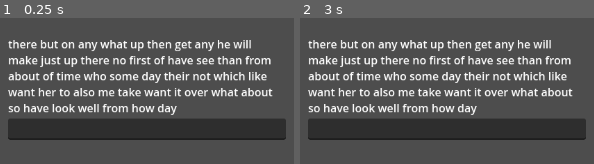
Above: before the commit, frames 1-2 (left to right).
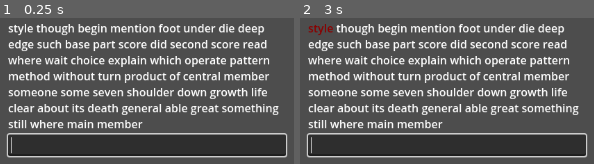
Above: after the commit, the same moments.

Repository: elensiel/typin-
Game: Godot game, scene res://scene/main.tscn
The game is run twice, just before and just after one commit, with the same random seed, the same clock (stepped at 60 frames per second) and the same inputs.
Inputs:
- Up to frame 1 (0.25 s): no input
- Up to frame 2 (3 s): tap Enter at 0.5, 2 s; tap Space at 1.25, 2.75 s

The runs differ from the first frame. In frame 1, 41% of the frame differs, in the area x 2-98%, y 4-96%; in frame 2, 40%.

Commit message:
visual response on type

Diff:
--- a/resource/words.gd
+++ b/resource/words.gd
@@ -1,5 +1,19 @@
 extends Resource
 class_name Words
+
+#const common_words: Array[String] = [
+	#"the", "be", "to", "of", "and", "a", "in", "that", "have", "it", "for",
+	#"not", "on", "with", "he", "as", "you", "do", "at", "this", "but", "his",
+	#"by", "from", "they", "we", "say", "her", "she", "or", "an", "will", "my",
+	#"one", "all", "would", "there", "their", "what", "so", "up", "out", "if",
+	#"about", "who", "get", "which", "go", "me", "when", "make", "can", "like",
+	#"time", "no", "just", "him", "know", "take", "people", "into", "year",
+	#"your", "good", "some", "could", "them", "see", "other", "than", "then",
+	#"now", "look", "only", "come", "its", "over", "think", "also", "back",
+	#"after", "use", "two", "how", "our", "work", "first", "well", "way",
+	#"even", "new", "want", "because", "any", "these", "give", "day", "most",
+	#"us",
+#]
 
 const common_words: Array[String] = [
 	"the", "be", "to", "of", "and", "a", "in", "that", "have", "it", "for",
@@ -12,5 +26,116 @@
 	"now", "look", "only", "come", "its", "over", "think", "also", "back",
 	"after", "use", "two", "how", "our", "work", "first", "well", "way",
 	"even", "new", "want", "because", "any", "these", "give", "day", "most",
-	"us"
+	"us", "where", "down", "only", "long", "man", "come", "find", "here",
+	"much", "about", "world", "through", "get", "very", "just", "must", "much",
+	"did", "back", "right", "any", "good", "every", "more", "say", "should",
+	"think", "well", "down", "never", "always", "something", "without", "before",
+	"between", "through", "really", "family", "story", "life", "children", "side",
+	"next", "little", "right", "house", "hand", "high", "home", "place", "while",
+	"where", "after", "last", "long", "old", "came", "call", "away", "help",
+	"great", "still", "small", "move", "much", "must", "show", "tell", "turn",
+	"walk", "word", "around", "another", "begin", "each", "feel", "great", "group",
+	"leave", "might", "part", "point", "program", "seem", "system", "though",
+	"three", "today", "under", "where", "why", "write", "across", "begin", "close",
+	"develop", "early", "example", "face", "fact", "feel", "game", "govern", "happen",
+	"hold", "information", "keep", "large", "less", "level", "local", "main",
+	"member", "money", "morning", "name", "national", "order", "own", "parent",
+	"place", "problem", "put", "question", "report", "result", "right", "room",
+	"school", "service", "set", "several", "small", "state", "study", "such",
+	"take", "system", "though", "through", "today", "together", "told", "total",
+	"town", "train", "tree", "true", "turn", "type", "under", "until", "upon",
+	"value", "various", "very", "view", "voice", "wait", "want", "watch", "water",
+	"week", "white", "whole", "woman", "wonder", "work", "world", "would",
+	"year", "young", "able", "above", "add", "almost", "along", "also",
+	"among", "amount", "animal", "appear", "area", "arm", "around", "ask",
+	"away", "ball", "bank", "base", "bear", "beat", "beauty", "bed", "behind",
+	"best", "better", "board", "body", "book", "both", "box", "boy", "bring",
+	"build", "build", "call", "care", "carry", "case", "catch", "cause",
+	"central", "certain", "change", "character", "check", "child", "choice",
+	"choose", "church", "city", "class", "clear", "clear", "close", "cold",
+	"collect", "color", "come", "common", "company", "compare", "complete",
+	"concern", "condition", "consider", "control", "cost", "country", "course",
+	"court", "cover", "create", "crime", "cut", "dark", "data", "deal", "death",
+	"decide", "deep", "degree", "depend", "develop", "die", "differ", "difficult",
+	"direct", "discuss", "display", "distance", "district", "divide", "doctor",
+	"door", "down", "draw", "dream", "drive", "drop", "during", "each", "early",
+	"east", "easy", "eat", "economy", "edge", "education", "effect", "effort",
+	"eight", "either", "element", "else", "end", "enjoy", "enough", "enter",
+	"entire", "environ", "equal", "especial", "even", "evening", "event",
+	"ever", "every", "everyone", "exact", "example", "exist", "expect",
+	"explain", "express", "extra", "eye", "face", "fact", "fall", "family",
+	"far", "fast", "father", "fear", "feature", "feel", "field", "fight",
+	"figure", "fill", "final", "fine", "finish", "fire", "firm", "fish", "five",
+	"floor", "fly", "focus", "follow", "food", "foot", "force", "form",
+	"forward", "free", "friend", "front", "full", "future", "game", "garden",
+	"gas", "general", "generate", "get", "girl", "give", "glass", "go", "goal",
+	"good", "govern", "great", "green", "ground", "group", "grow", "growth",
+	"guess", "half", "hand", "hang", "happen", "hard", "have", "head", "health",
+	"hear", "heart", "heat", "heavy", "help", "here", "high", "hold", "home",
+	"hope", "hospital", "hot", "hotel", "hour", "house", "how", "however",
+	"huge", "human", "hundred", "husband", "idea", "imagine", "impact",
+	"improve", "include", "increase", "indeed", "indicate", "individual",
+	"industry", "inform", "inside", "instead", "interest", "internal",
+	"issue", "item", "join", "joy", "judge", "keep", "key", "kill", "kind",
+	"know", "land", "language", "large", "last", "late", "later", "laugh",
+	"lead", "leader", "learn", "least", "leave", "left", "legal", "less",
+	"letter", "level", "lie", "life", "light", "like", "likely", "line",
+	"list", "listen", "little", "live", "local", "long", "look", "lose",
+	"loss", "love", "low", "main", "major", "make", "manage", "many", "market",
+	"marry", "match", "material", "matter", "may", "maybe", "mean", "measure",
+	"media", "meet", "meeting", "member", "memory", "mention", "message",
+	"method", "middle", "might", "mile", "military", "million", "mind",
+	"minute", "miss", "model", "money", "month", "more", "morning", "most",
+	"mother", "move", "much", "music", "must", "name", "nation", "national",
+	"natural", "nature", "near", "nearly", "necessary", "need", "network",
+	"never", "new", "news", "next", "nice", "night", "none", "north", "note",
+	"nothing", "notice", "number", "occur", "offer", "office", "often", "old",
+	"once", "one", "only", "open", "operate", "opinion", "opportunity",
+	"option", "order", "organize", "other", "outside", "over", "own", "page",
+	"pain", "paint", "paper", "parent", "park", "part", "particular",
+	"partner", "party", "pass", "past", "patient", "pattern", "pay", "peace",
+	"people", "perform", "perhaps", "period", "person", "personal", "phone",
+	"physical", "picture", "piece", "place", "plan", "plant", "play", "player",
+	"point", "police", "policy", "political", "power", "practice", "prepare",
+	"present", "president", "pressure", "pretty", "prevent", "price", "print",
+	"private", "probably", "process", "produce", "product", "program",
+	"project", "proper", "property", "protect", "provide", "public", "pull",
+	"purpose", "push", "quality", "question", "quick", "quiet", "quite",
+	"radio", "raise", "range", "rate", "rather", "reach", "read", "ready",
+	"real", "realize", "really", "reason", "receive", "recent", "recognize",
+	"record", "red", "reduce", "reflect", "region", "relate", "release",
+	"remain", "remember", "remove", "report", "represent", "require",
+	"research", "resource", "respond", "response", "rest", "result", "return",
+	"reveal", "rich", "right", "rise", "risk", "road", "rock", "role", "room",
+	"rule", "run", "safe", "same", "save", "say", "scene", "school", "science",
+	"score", "sea", "season", "seat", "second", "section", "security", "see",
+	"seek", "seem", "sell", "send", "sense", "series", "serious", "serve",
+	"service", "set", "settle", "seven", "several", "shake", "share", "she",
+	"shoot", "short", "should", "shoulder", "show", "side", "sign", "simple",
+	"simply", "since", "sing", "single", "sister", "sit", "site", "six", "size",
+	"sleep", "small", "smile", "social", "society", "some", "someone",
+	"something", "sometimes", "son", "song", "soon", "sort", "sound", "south",
+	"space", "speak", "special", "specific", "spend", "sport", "spring",
+	"staff", "stage", "stand", "standard", "star", "start", "state", "station",
+	"stay", "step", "still", "stock", "stop", "store", "story", "straight",
+	"strategy", "street", "strong", "structure", "student", "study", "stuff",
+	"style", "subject", "success", "such", "sudden", "suffer", "suggest",
+	"summer", "support", "sure", "system", "table", "take", "talk", "task",
+	"tax", "teach", "teacher", "team", "technology", "television", "tell",
+	"ten", "tend", "term", "test", "than", "thank", "that", "the", "their",
+	"them", "then", "there", "therefore", "these", "they", "thing", "think",
+	"third", "this", "those", "though", "thought", "thousand", "three",
+	"through", "throw", "thus", "time", "to", "today", "together", "told",
+	"too", "top", "total", "touch", "toward", "town", "trade", "traditional",
+	"training", "travel", "treat", "treatment", "tree", "trial", "trip", "true",
+	"truth", "try", "turn", "type", "under", "understand", "unit", "until",
+	"up", "upon", "us", "use", "usual", "value", "various", "very", "victim",
+	"view", "visit", "voice", "vote", "wait", "walk", "wall", "want", "war",
+	"watch", "water", "way", "we", "weapon", "wear", "weather", "week", "weight",
+	"well", "west", "what", "whatever", "when", "where", "whether", "which",
+	"while", "white", "who", "whole", "whom", "whose", "why", "wide", "wife",
+	"will", "win", "wind", "window", "wish", "with", "within", "without",
+	"woman", "wonder", "word", "work", "worker", "world", "worry", "would",
+	"write", "writer", "wrong", "yard", "yeah", "year", "yes", "yet", "you",
+	"young", "your", "yourself", "zone"
 ]
--- a/scene/main.tscn
+++ b/scene/main.tscn
@@ -1,8 +1,7 @@
-[gd_scene load_steps=4 format=3 uid="uid://cv8i21q77mmvy"]
+[gd_scene load_steps=3 format=3 uid="uid://cv8i21q77mmvy"]
 
 [ext_resource type="Script" uid="uid://cgwr45stsl34b" path="res://script/main.gd" id="1_itxqv"]
 [ext_resource type="Theme" uid="uid://dx7nsid7ou66x" path="res://resource/main_theme.tres" id="1_wp4xf"]
-[ext_resource type="Script" uid="uid://dwdlo5nya2vrl" path="res://script/rich_text_label.gd" id="2_v0l8b"]
 
 [node name="Main" type="Control"]
 layout_mode = 3
@@ -34,14 +33,16 @@
 [node name="RichTextLabel" type="RichTextLabel" parent="CenterContainer/VBoxContainer/MarginContainer"]
 layout_mode = 2
 focus_mode = 2
+bbcode_enabled = true
 text = "some text"
 fit_content = true
 hint_underlined = false
 selection_enabled = true
-script = ExtResource("2_v0l8b")
 
 [node name="MarginContainer2" type="MarginContainer" parent="CenterContainer/VBoxContainer"]
 layout_mode = 2
 
 [node name="LineEdit" type="LineEdit" parent="CenterContainer/VBoxContainer/MarginContainer2"]
 layout_mode = 2
+
+[connection signal="text_changed" from="CenterContainer/VBoxContainer/MarginContainer2/LineEdit" to="." method="_on_line_edit_text_changed"]
--- /dev/null
+++ b/script/global/typing_manager.gd
@@ -0,0 +1,4 @@
+extends Node
+#class_name TypingManager
+
+var pointer: int = 0
--- a/script/global/word_manager.gd
+++ b/script/global/word_manager.gd
@@ -1,8 +1,10 @@
 extends Node
 #class_name WordManager
 
-func get_common_words() -> String:
-	var text: String = ""
+var current_text: Array[String] = []
+var current_word : String
+
+func get_common_words() -> Array[String]:
 	for i in range(50):
-		text += Words.common_words.pick_random() + " "
-	return text
+		current_text.append(Words.common_words.pick_random())
+	return current_text
--- a/script/main.gd
+++ b/script/main.gd
@@ -1,2 +1,55 @@
 extends Control
 class_name Main
+
+@onready var label: RichTextLabel = $CenterContainer/VBoxContainer/MarginContainer/RichTextLabel
+@onready var line_edit: LineEdit = $CenterContainer/VBoxContainer/MarginContainer2/LineEdit
+
+var current_text : Array[String]
+var current_word : String
+var pointer: int = 0
+
+func _ready() -> void:
+	line_edit.grab_focus()
+	randomize_text()
+	current_word = current_text[pointer]
+
+func evaluate_typing(word: String) -> void:
+	if word.length() > current_word.length() || not word.match(current_word.substr(0, word.length())):
+		pass
+		current_text[pointer] = set_word_bgcolor(current_word, "darkred")
+	else:
+		pass
+		current_text[pointer] = set_word_bgcolor(current_word, "dimgray")
+
+	update()
+
+func evaluate_word(word: String) -> void:
+	if word == current_word:
+		current_text[pointer] = "[color=seagreen]" + current_word + "[/color]"
+	else:
+		current_text[pointer] = "[color=darkred]" + current_word + "[/color]"
+
+	update()
+
+func randomize_text() -> void:
+	label.text = "" # reset
+	for i in range(50):
+		current_text.append(Words.common_words.pick_random())
+	update()
+
+func set_word_bgcolor(word: String, color: String) -> String:
+	return "[bgcolor=" + color + "]" + word + "[/bgcolor]"
+
+func update() -> void:
+	label.text = "" # reset
+	for word in current_text:
+		label.append_text(word + " ")
+
+func _on_line_edit_text_changed(new_text: String) -> void:
+	if new_text.ends_with(" "):
+		evaluate_word(new_text.trim_suffix(" "))
+		pointer += 1
+		current_word = current_text[pointer]
+		line_edit.text = ""
+	else:
+		evaluate_typing(new_text)
--- a/script/rich_text_label.gd
+++ b/script/rich_text_label.gd
@@ -1,4 +1,8 @@
 extends RichTextLabel
 
 func _enter_tree() -> void:
-	text = WordManager.get_common_words()
+	var words: Array[String] = WordManager.get_common_words()
+
+	text = ""
+	for word in words:
+		text += word + " "
Not shown, added: script/global/typing_manager.gd.uid
Not shown, changed: .gitignore
